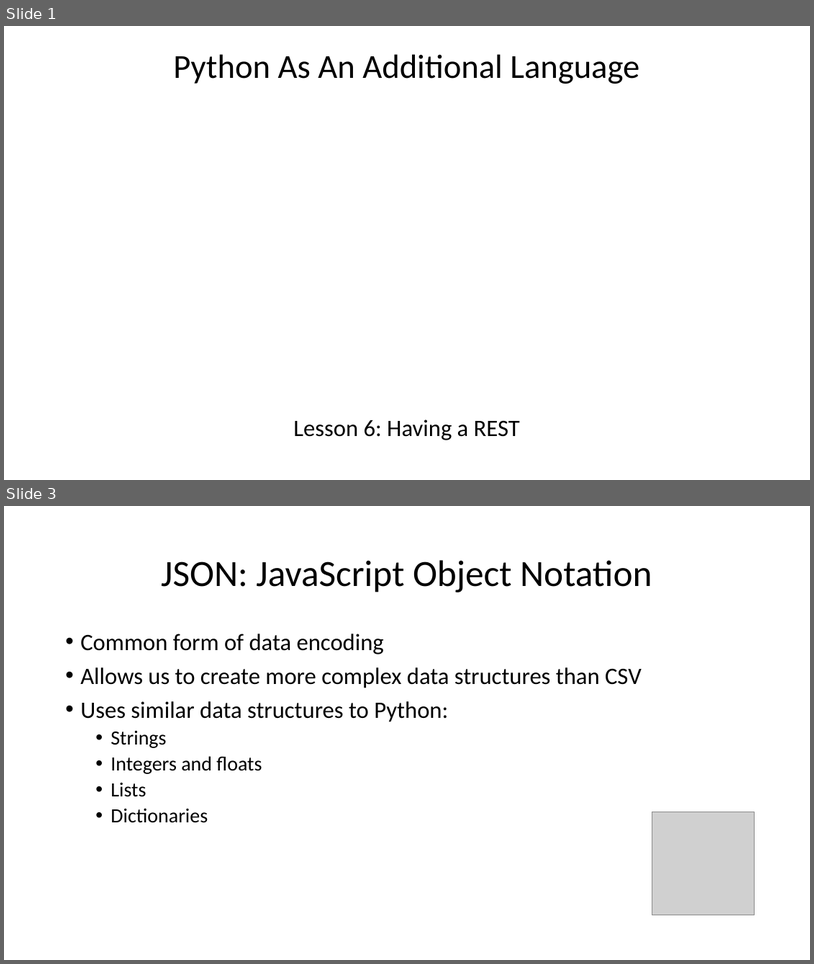
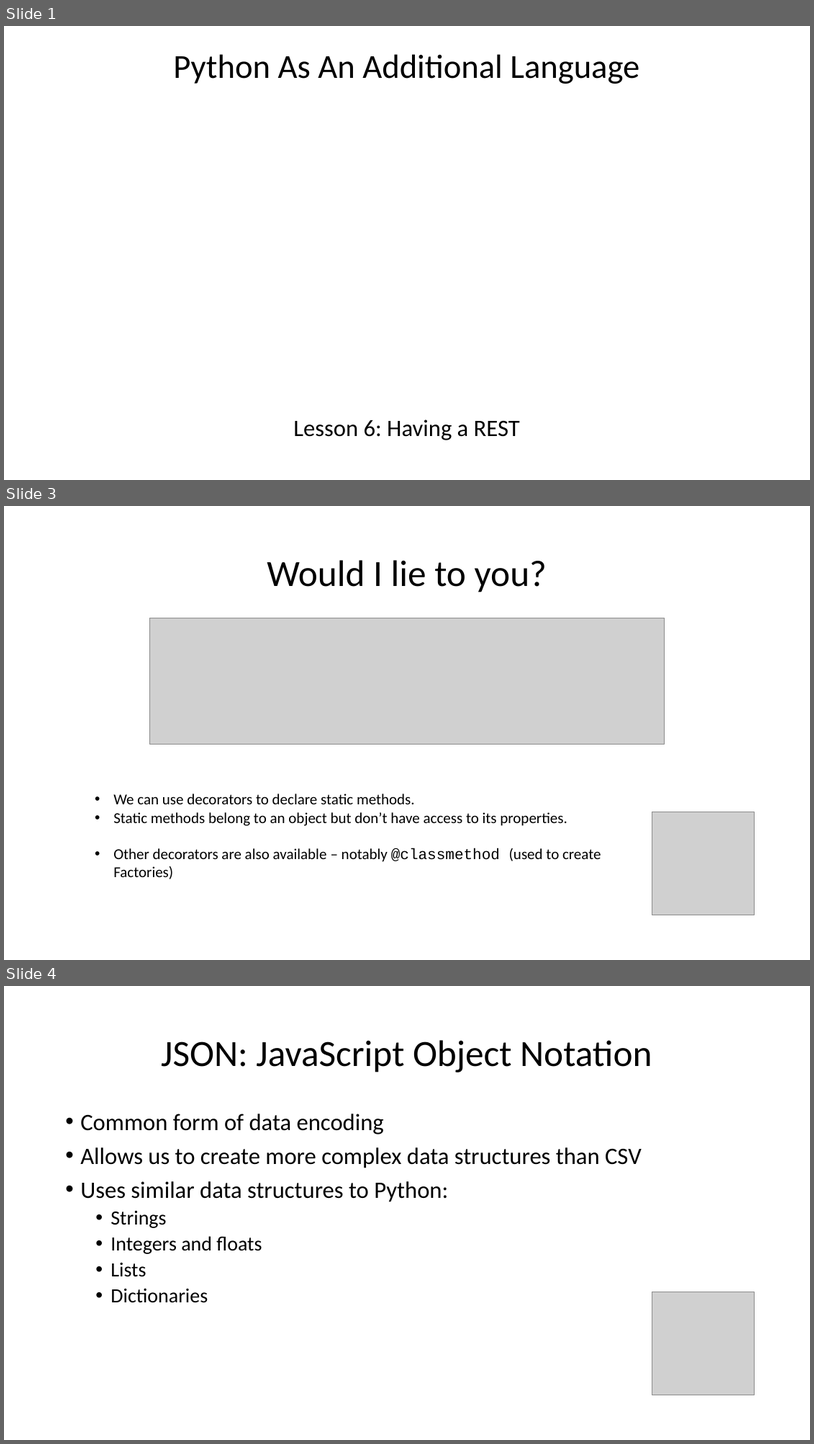
Before and after one commit to wilkotom/python_examples, a slide deck: Python as an additional language/Lesson 6/Session 6.pptx. Shown one above the other, each under a label of ours: slides 1 and 3 before the commit, slides 1, 3 and 4 after it; the slides between them are not shown. The pictures are 814x964 and 814x1444 pixels, drawn with LibreOffice and Linux fonts; fonts in the diff are those of the drawing; grey boxes stand for pictures; background and template pictures are left out. Boxes give left, top, right and bottom in pixels: in the first picture for what was removed or moved away, otherwise in the second. Text is boxed around its words. In the diff, an @@ line names an element or a change of style, - is before the commit and + after.

```diff
--- a/Python as an additional language/Lesson 6/Session 6.pptx
+++ b/Python as an additional language/Lesson 6/Session 6.pptx
@@ slide 3 added at [4,506,810,960], background #FFFFFF @@
@@ title added at [267,560,547,592], 44 pt, text #000000 @@
+Would I lie to you?
@@ picture added at [149,618,665,744] @@
@@ text added at [113,793,601,862], 18 pt, text #000000 @@
+• We can use decorators to declare static methods.
+• Static methods belong to an object but don’t have access to its properties.
+• Other decorators are also available – notably @classmethod (used to create Factories)
@@ picture added at [653,812,756,915] @@
@@ what was slide 3 is now slide 4 @@
```
Also in this commit, not shown: 1 slide changed.
